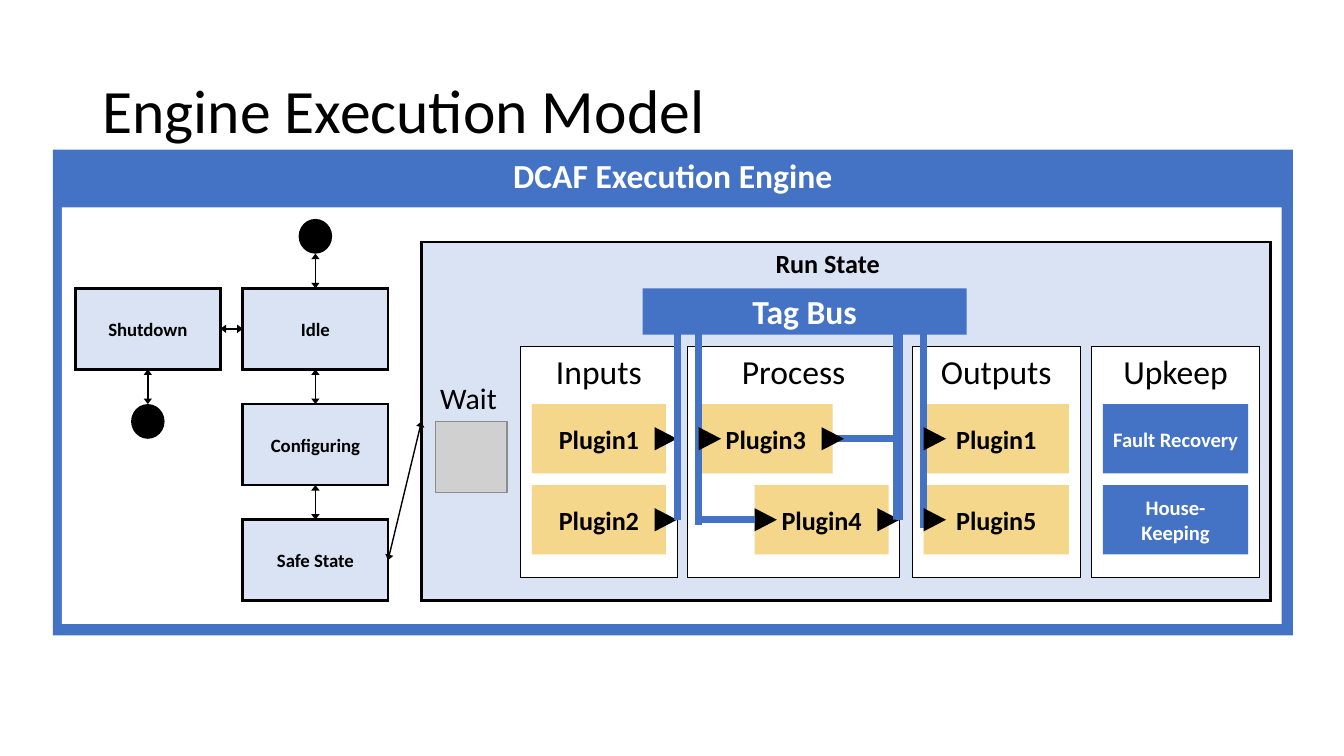
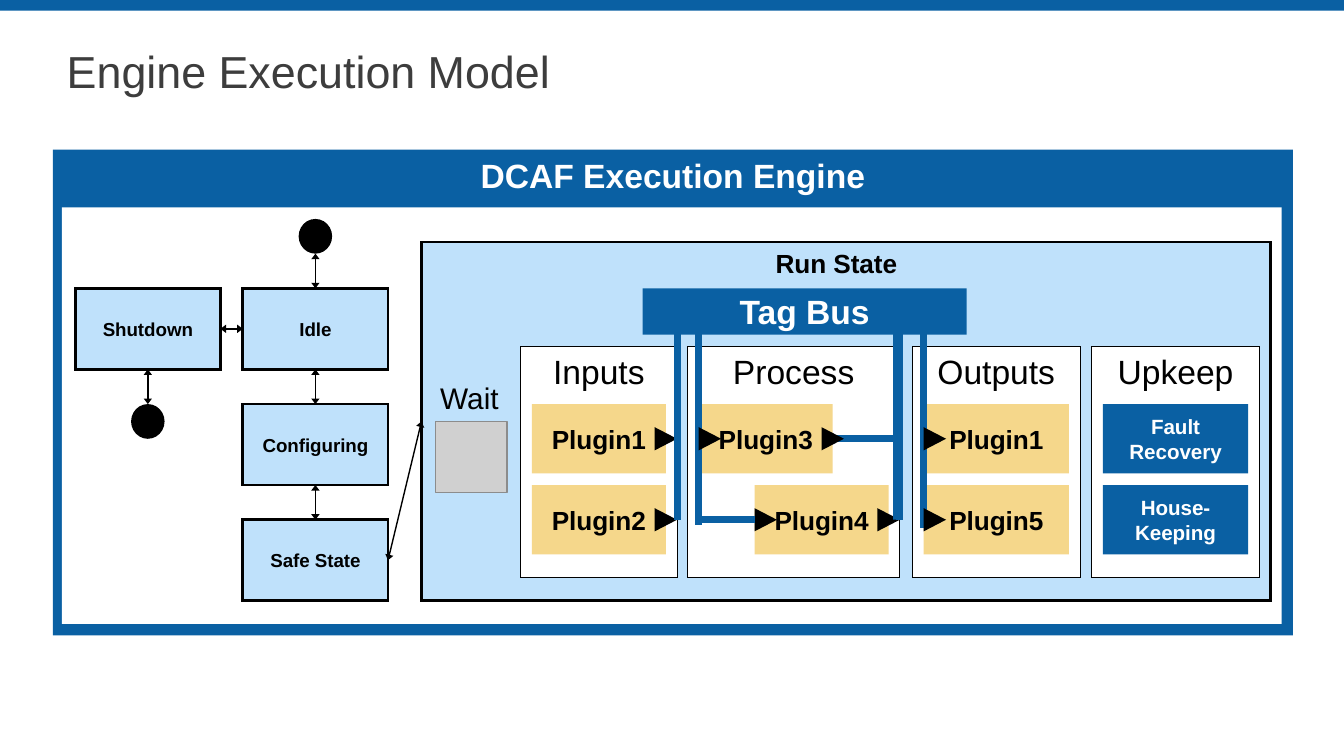
Before and after one commit to LabVIEW-DCAF/Documentation, a slide deck: slide 16 of Trunk/Getting Started Material/DCAF Training/1 Introduction to DCAF.pptx. Drawn at 1344x756 pixels with LibreOffice and Linux fonts; fonts in the diff are those of the drawing; grey boxes stand for pictures; background and template pictures are left out. Boxes give left, top, right and bottom in pixels: in the first picture for what was removed or moved away, otherwise in the second. Text is boxed around its words. In the diff, an @@ line names an element or a change of style, - is before the commit and + after.

```diff
--- a/Trunk/Getting Started Material/DCAF Training/1 Introduction to DCAF.pptx
+++ b/Trunk/Getting Started Material/DCAF Training/1 Introduction to DCAF.pptx
@@ rectangle added at (0, 0, 1344, 11), fill #0A60A3 @@
@@ title "Engine Execution Model": place and size @@
-title "Engine Execution Model" at (102, 90, 704, 144)
+title "Engine Execution Model" at (67, 55, 550, 97)
@@ title "Engine Execution Model" at (67, 55, 550, 97): size 44 to 32 pt, font Calibri to Arial, text colour #000000 to #3D3D3D @@
@@ rounded rectangle at (421, 242, 1270, 601): fill #DAE3F3 to #BFE1FB @@
@@ font Calibri to Arial; fill #4472C4 to #0A60A3 in 4 elements at (52, 149, 1293, 635), (1103, 404, 1248, 474), (1103, 485, 1248, 555), (643, 288, 967, 335) @@
@@ line (678, 300) - (678, 520): stroke #4472C4 5 pt to #0A60A3 5 pt @@
@@ line (699, 318) - (699, 525): stroke #4472C4 5 pt to #0A60A3 5 pt @@
@@ rectangle at (893, 312, 900, 520): fill #4472C4 to #0A60A3 @@
@@ line (900, 312) - (900, 520): stroke #4472C4 5 pt to #0A60A3 5 pt @@
@@ line (924, 322) - (924, 527): stroke #4472C4 5 pt to #0A60A3 5 pt @@
@@ font Calibri to Arial in 12 elements at (521, 346, 678, 578), (532, 404, 666, 474), (532, 485, 666, 555), (688, 346, 900, 578), (699, 404, 833, 474), (755, 485, 889, 555), (912, 346, 1080, 578), (924, 404, 1069, 474), (924, 485, 1069, 555), (1092, 346, 1259, 578), (776, 254, 897, 274), (440, 387, 499, 410) @@
@@ line (900, 439) - (822, 439): stroke #4472C4 5 pt to #0A60A3 5 pt @@
@@ font Calibri to Arial; fill #DAE3F3 to #BFE1FB in 4 elements at (76, 288, 221, 369), (243, 288, 388, 369), (243, 404, 388, 485), (243, 520, 388, 601) @@
@@ line (755, 520) - (699, 520): stroke #4472C4 5 pt to #0A60A3 5 pt @@
```
Also in this commit, not shown: 27 other slides changed, 1 slide removed, 2 other files.
